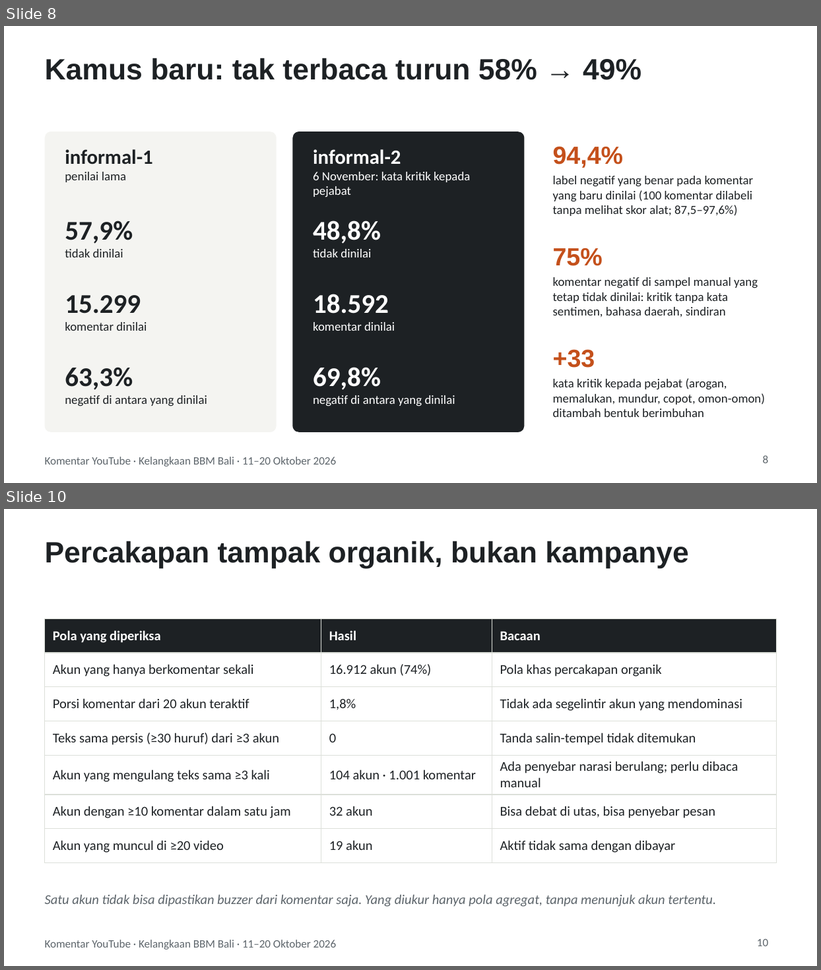
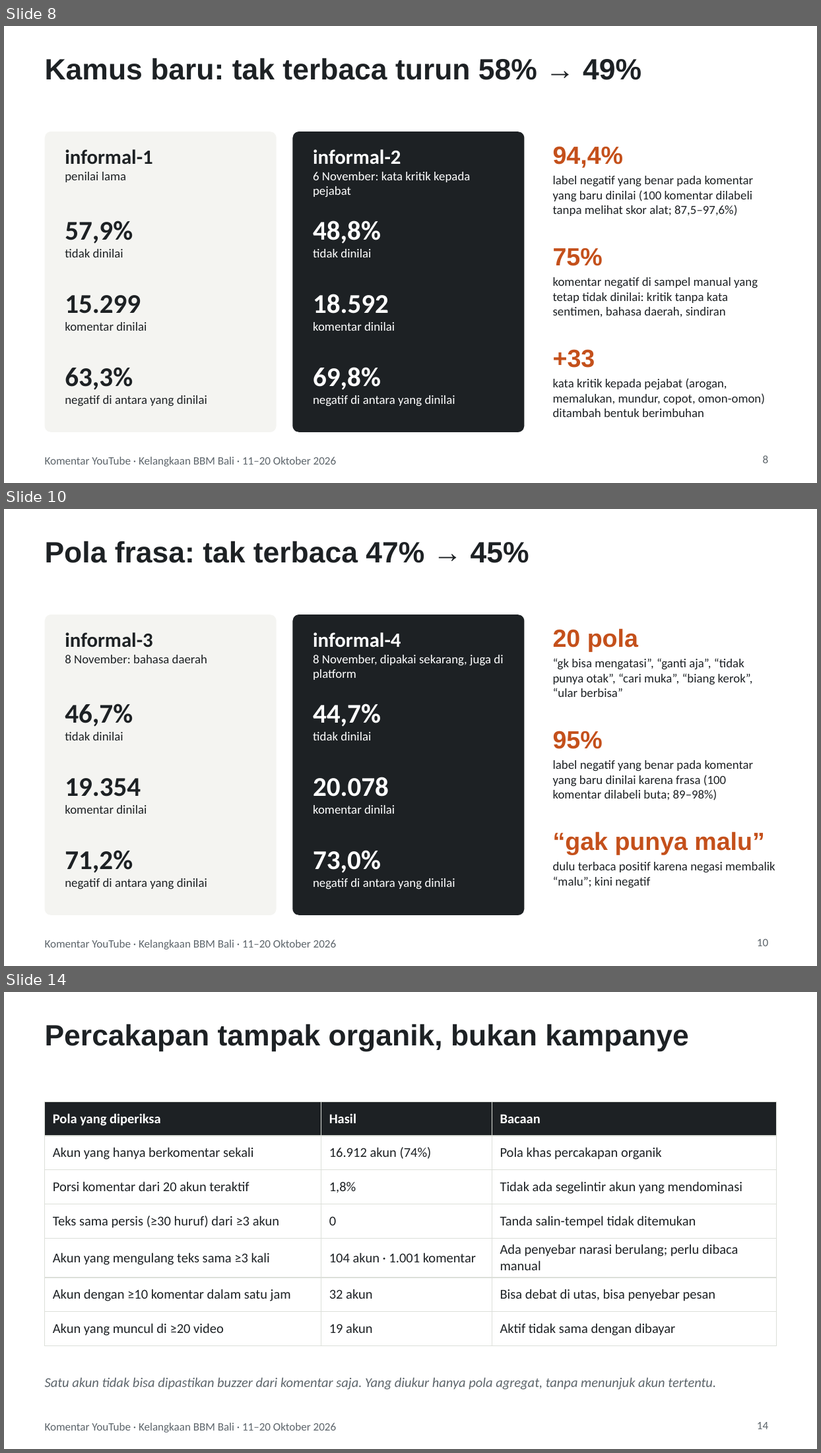
Before and after one commit to mahendrasenoaji-lgtm/public-opinion-platform, a slide deck: proyek/bbm-bali-youtube/presentasi_bbm_bali_youtube.pptx. Shown one above the other, each under a label of ours: slides 8 and 10 before the commit, slides 8, 10 and 14 after it; the slides between them are not shown. The pictures are 821x970 and 821x1453 pixels, drawn with LibreOffice and Linux fonts; fonts in the diff are those of the drawing. Boxes give left, top, right and bottom in pixels: in the first picture for what was removed or moved away, otherwise in the second. Text is boxed around its words. In the diff, an @@ line names an element or a change of style, - is before the commit and + after.

```diff
--- a/proyek/bbm-bali-youtube/presentasi_bbm_bali_youtube.pptx
+++ b/proyek/bbm-bali-youtube/presentasi_bbm_bali_youtube.pptx
@@ slide 10 added at [4, 509, 817, 966], background #FFFFFF; not listed: 1 template element that a slide beside it also shows @@
@@ title added at [45, 541, 529, 563], 26 pt, text #1D2124, bold @@
+Pola frasa: tak terbaca 47% → 45%
@@ rounded rectangle added at [45, 615, 277, 916], fill #F4F4F1 @@
@@ rounded rectangle added at [292, 615, 524, 916], fill #1D2124 @@
@@ text added at [65, 632, 207, 663], 11 pt, text #1D2124 @@
+informal-3
+8 November: bahasa daerah
@@ text added at [313, 632, 503, 680], 11 pt, text #FFFFFF @@
+informal-4
+8 November, dipakai sekarang, juga di platform
@@ text added at [553, 628, 638, 652], 22 pt, text #C4501B, bold @@
+20 pola
@@ text added at [553, 658, 753, 697], 11 pt, text #1D2124 @@
+“gk bisa mengatasi”, “ganti aja”, “tidak punya otak”, “cari muka”, “biang kerok”, “ular berbisa”
@@ text added at [65, 704, 133, 741], 11 pt, text #1D2124 @@
+46,7%
+tidak dinilai
@@ text added at [313, 704, 381, 741], 11 pt, text #FFFFFF @@
+44,7%
+tidak dinilai
@@ text added at [553, 731, 603, 749], 22 pt, text #C4501B, bold @@
+95%
@@ text added at [553, 760, 754, 801], 11 pt, text #1D2124 @@
+label negatif yang benar pada komentar yang baru dinilai karena frasa (100 komentar dilabeli buta; 89–98%)
@@ text added at [65, 778, 147, 814], 11 pt, text #1D2124 @@
+19.354
+komentar dinilai
@@ text added at [313, 777, 395, 814], 11 pt, text #FFFFFF @@
+20.078
+komentar dinilai
@@ text added at [553, 832, 764, 855], 22 pt, text #C4501B, bold @@
+“gak punya malu”
@@ text added at [65, 850, 207, 890], 11 pt, text #1D2124 @@
+71,2%
+negatif di antara yang dinilai
@@ text added at [313, 850, 455, 890], 11 pt, text #FFFFFF @@
+73,0%
+negatif di antara yang dinilai
@@ text added at [553, 862, 776, 889], 11 pt, text #1D2124 @@
+dulu terbaca positif karena negasi membalik “malu”; kini negatif
@@ page number added at [757, 939, 768, 947], 10 pt, text #5D656B @@
+10
@@ what was slide 10 is now slide 14 @@
@@ page number at [757, 1422, 768, 1430]: text changed @@
-10
+14
```
Also in this commit, not shown: 8 slides changed, 3 other slides added, 25 other files.
